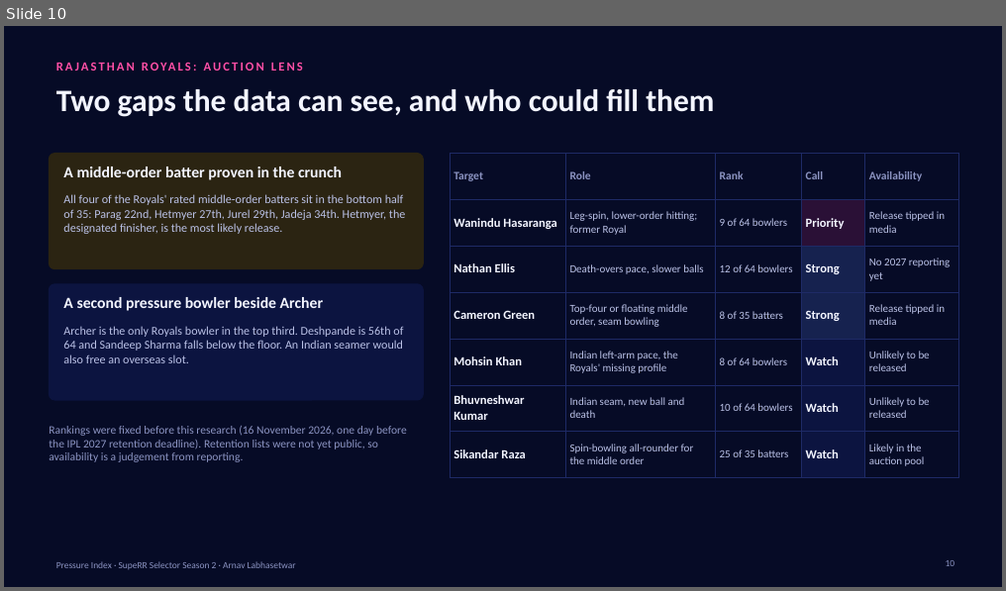
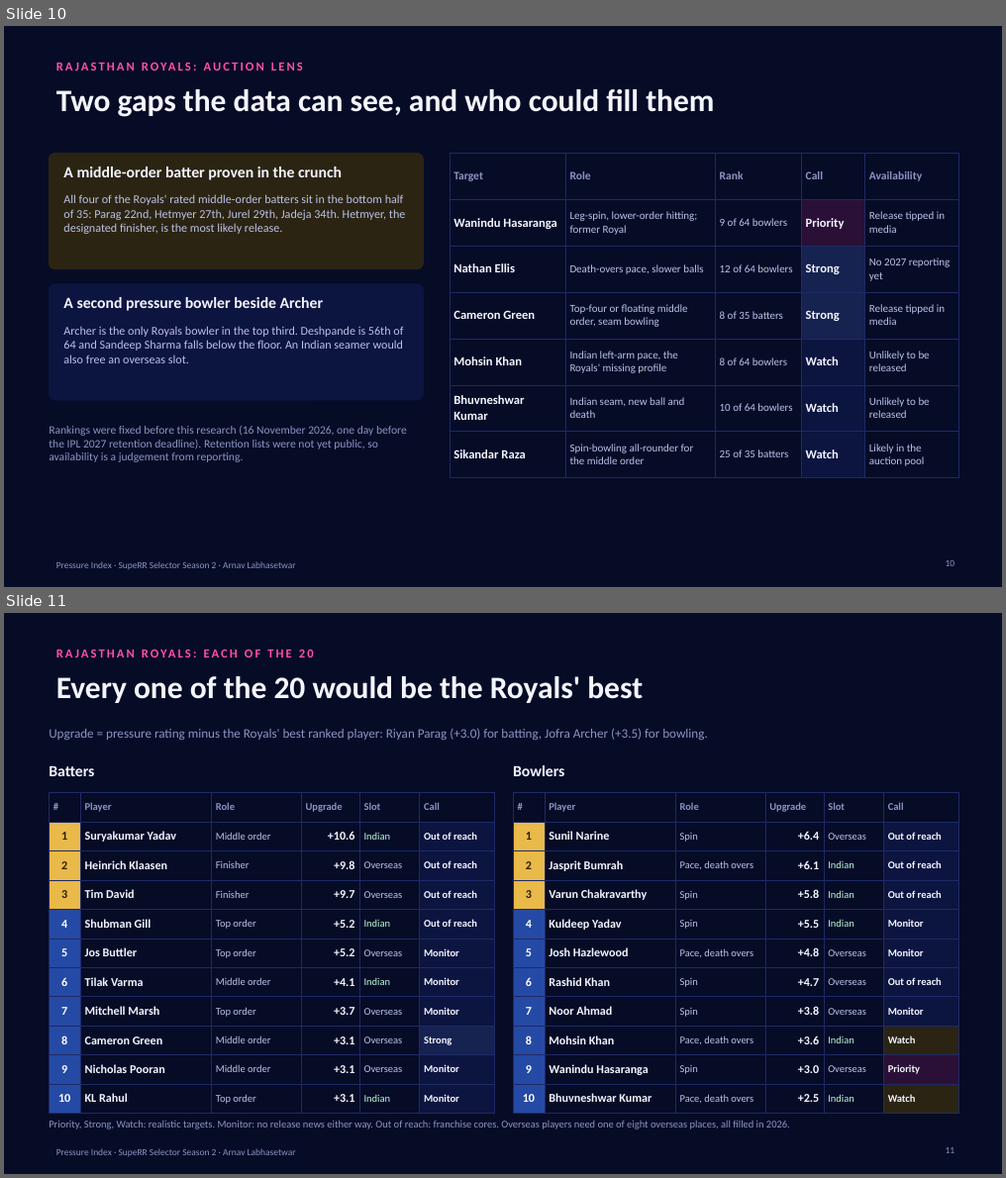
Before and after one commit to ArnavLabh/SupeRR-Selector-Hackathon-Season-2, a slide deck: dashboard/public/downloads/Pressure_Index_Executive_Deck.pptx. Shown one above the other, each under a label of ours: slide 10 before the commit, slides 10 and 11 after it. The pictures are 1006x591 and 1006x1178 pixels, drawn with LibreOffice and Linux fonts; fonts in the diff are those of the drawing; background and template pictures are left out. Boxes give left, top, right and bottom in pixels: in the first picture for what was removed or moved away, otherwise in the second. Text is boxed around its words. In the diff, an @@ line names an element or a change of style, - is before the commit and + after.

```diff
--- a/dashboard/public/downloads/Pressure_Index_Executive_Deck.pptx
+++ b/dashboard/public/downloads/Pressure_Index_Executive_Deck.pptx
@@ slide 11 added at [4, 613, 1002, 1174], background #060B26; not listed: 1 template element that a slide beside it also shows @@
@@ text added at [49, 642, 798, 665], 12 pt, text #FF4FA6, bold @@
+RAJASTHAN ROYALS: EACH OF THE 20
@@ title added at [56, 676, 643, 703], 30 pt, text #F3F5FF, bold @@
+Every one of the 20 would be the Royals' best
@@ text added at [49, 728, 707, 740], 12.5 pt, text #8C94C2 @@
+Upgrade = pressure rating minus the Royals' best ranked player: Riyan Parag (+3.0) for batting, Jofra Archer (+3.5) for bowling.
@@ text added at [49, 765, 94, 776], 15 pt, text #F3F5FF, bold @@
+Batters
@@ text added at [513, 765, 564, 776], 15 pt, text #F3F5FF, bold @@
+Bowlers
@@ table added at [49, 792, 494, 1108], 11 rows, 6 columns @@
+# | Player | Role | Upgrade | Slot | Call
+1 | Suryakumar Yadav | Middle order | +10.6 | Indian | Out of reach
+2 | Heinrich Klaasen | Finisher | +9.8 | Overseas | Out of reach
+3 | Tim David | Finisher | +9.7 | Overseas | Out of reach
+4 | Shubman Gill | Top order | +5.2 | Indian | Out of reach
+5 | Jos Buttler | Top order | +5.2 | Overseas | Monitor
+6 | Tilak Varma | Middle order | +4.1 | Indian | Monitor
+7 | Mitchell Marsh | Top order | +3.7 | Overseas | Monitor
+8 | Cameron Green | Middle order | +3.1 | Overseas | Strong
+9 | Nicholas Pooran | Middle order | +3.1 | Overseas | Monitor
+10 | KL Rahul | Top order | +3.1 | Indian | Monitor
@@ table added at [513, 792, 958, 1107], 11 rows, 6 columns @@
+# | Player | Role | Upgrade | Slot | Call
+1 | Sunil Narine | Spin | +6.4 | Overseas | Out of reach
+2 | Jasprit Bumrah | Pace, death overs | +6.1 | Indian | Out of reach
+3 | Varun Chakravarthy | Spin | +5.8 | Indian | Out of reach
+4 | Kuldeep Yadav | Spin | +5.5 | Indian | Monitor
+5 | Josh Hazlewood | Pace, death overs | +4.8 | Overseas | Monitor
+6 | Rashid Khan | Spin | +4.7 | Overseas | Out of reach
+7 | Noor Ahmad | Spin | +3.8 | Overseas | Monitor
+8 | Mohsin Khan | Pace, death overs | +3.6 | Indian | Watch
+9 | Wanindu Hasaranga | Spin | +3.0 | Overseas | Priority
+10 | Bhuvneshwar Kumar | Pace, death overs | +2.5 | Indian | Watch
@@ text added at [49, 1121, 790, 1130], 10 pt, text #8C94C2 @@
+Priority, Strong, Watch: realistic targets. Monitor: no release news either way. Out of reach: franchise cores. Overseas players need one of eight overseas places, all filled in 2026.
@@ page number added at [945, 1148, 955, 1154], 9 pt, text #8C94C2 @@
+11
```
Also in this commit, not shown: 16 other files.
